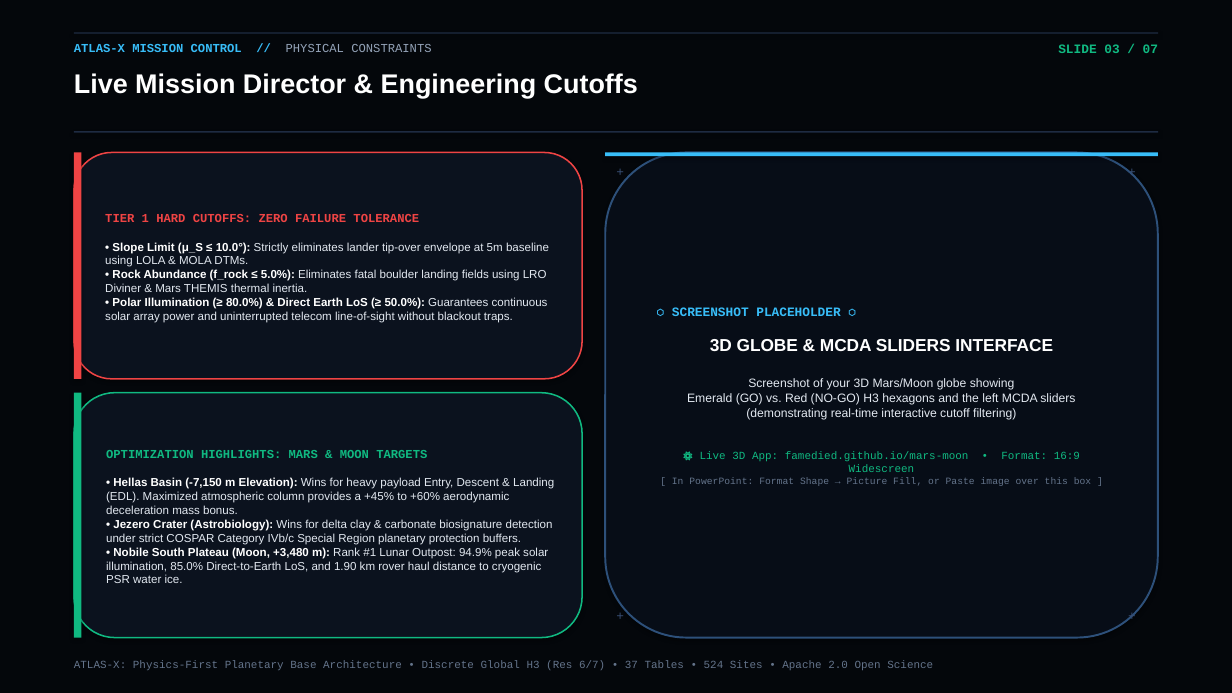
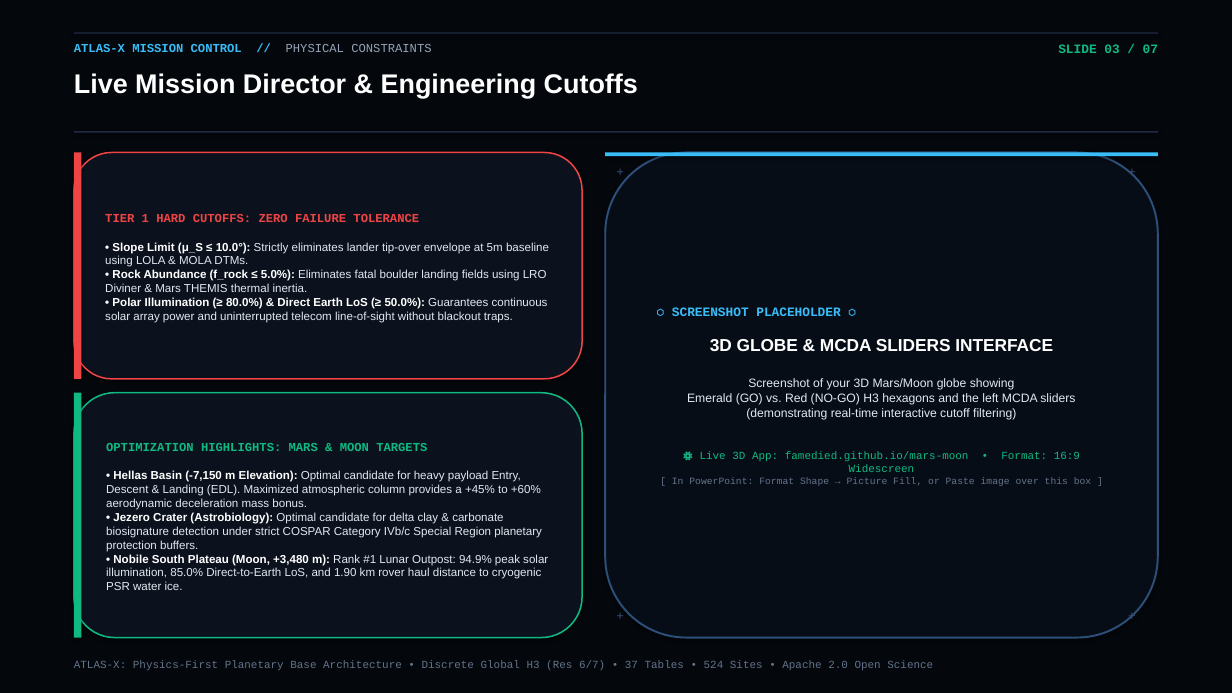
Before and after one commit to FameDied/mars-moon, a slide deck: slide 3 of ATLAS-X_Planetary_Architecture_Presentation.pptx. Drawn at 1232x693 pixels with LibreOffice and Linux fonts; fonts in the diff are those of the drawing. Boxes give left, top, right and bottom in pixels: in the first picture for what was removed or moved away, otherwise in the second. Text is boxed around its words. In the diff, an @@ line names an element or a change of style, - is before the commit and + after.

Commit message:
Eliminate remaining pitch and win terminology from preview stepper and presentation deck

```diff
--- a/ATLAS-X_Planetary_Architecture_Presentation.pptx
+++ b/ATLAS-X_Planetary_Architecture_Presentation.pptx
@@ text in rounded rectangle at <box>106,470,542,552</box>: text changed @@
-• Hellas Basin (-7,150 m Elevation): Wins for heavy payload Entry, Descent & Landing (EDL). Maximized atmospheric column provides a +45% to +60% aerodynamic deceleration mass bonus.
-• Jezero Crater (Astrobiology): Wins for delta clay & carbonate biosignature detection under strict COSPAR Category IVb/c Special Region planetary protection buffers.
+• Hellas Basin (-7,150 m Elevation): Optimal candidate for heavy payload Entry, Descent & Landing (EDL). Maximized atmospheric column provides a +45% to +60% aerodynamic deceleration mass bonus.
+• Jezero Crater (Astrobiology): Optimal candidate for delta clay & carbonate biosignature detection under strict COSPAR Category IVb/c Special Region planetary protection buffers.
```
Also in this commit, not shown: 2 other files.
